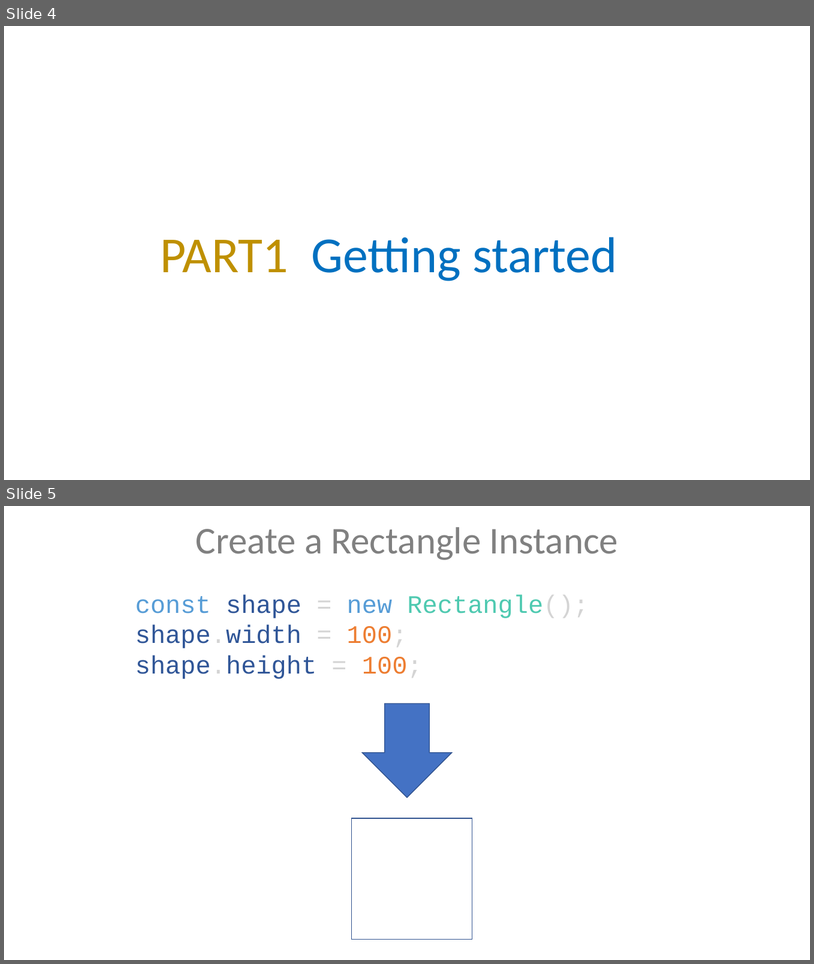
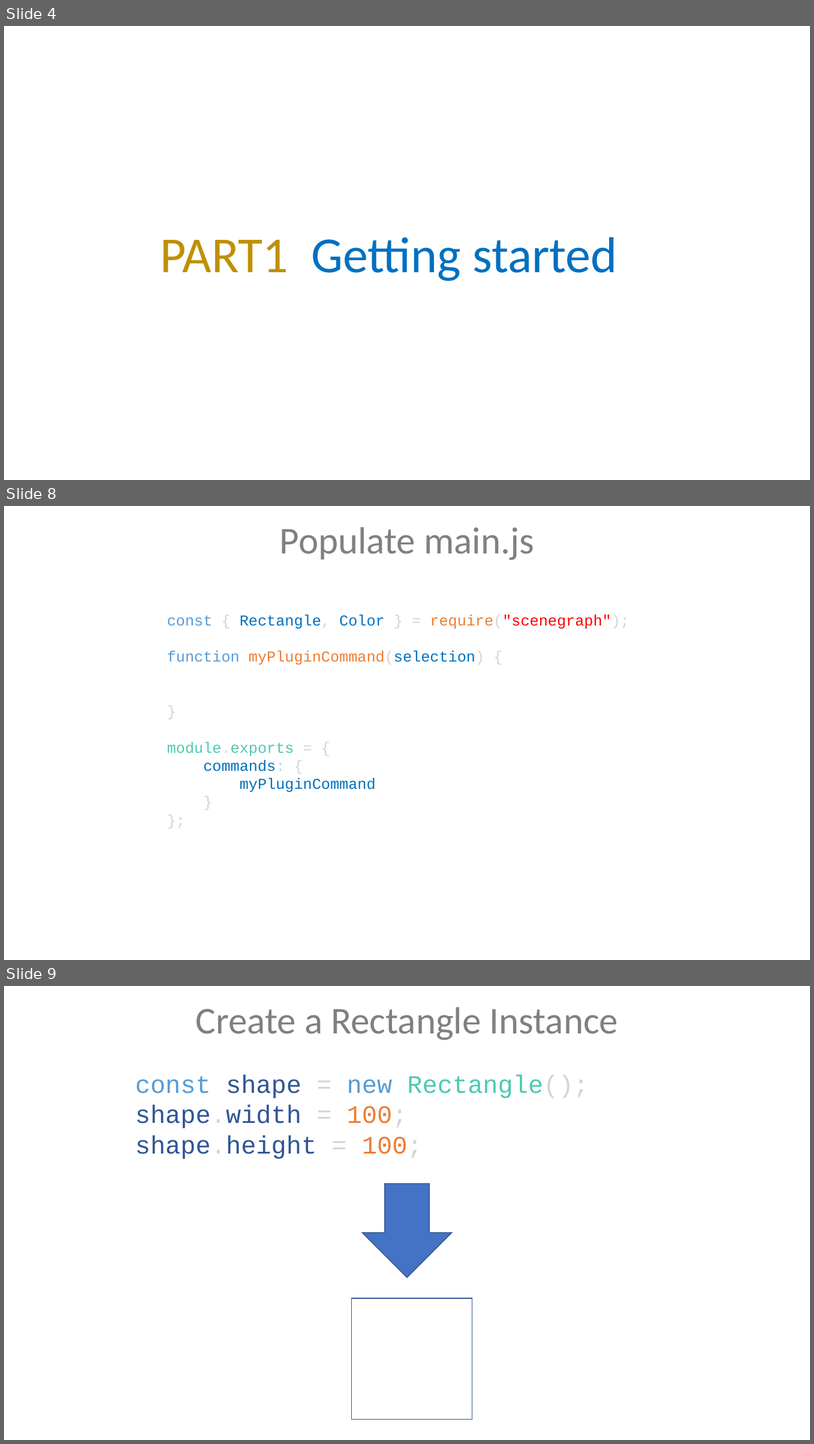
Before and after one commit to dkstevekwak/xd-plugin-labs, a slide deck: max-labs.pptx. Shown one above the other, each under a label of ours: slides 4 and 5 before the commit, slides 4, 8 and 9 after it; the slides between them are not shown. The pictures are 814x964 and 814x1444 pixels, drawn with LibreOffice and Linux fonts; fonts in the diff are those of the drawing. Boxes give left, top, right and bottom in pixels: in the first picture for what was removed or moved away, otherwise in the second. Text is boxed around its words. In the diff, an @@ line names an element or a change of style, - is before the commit and + after.

```diff
--- a/max-labs.pptx
+++ b/max-labs.pptx
@@ slide 8 added at bbox=[4, 506, 810, 960], background #FFFFFF @@
@@ text added at bbox=[280, 527, 534, 560], 45 pt, text #808080 @@
+Populate main.js
@@ text added at bbox=[167, 614, 630, 792], 18 pt, text #0070C0 @@
+const { Rectangle, Color } = require("scenegraph");
+function myPluginCommand(selection) {
+}
+module.exports = {
+commands: {
+myPluginCommand
+}
+};
@@ what was slide 5 is now slide 9 @@
```
Also in this commit, not shown: 3 other slides added.
